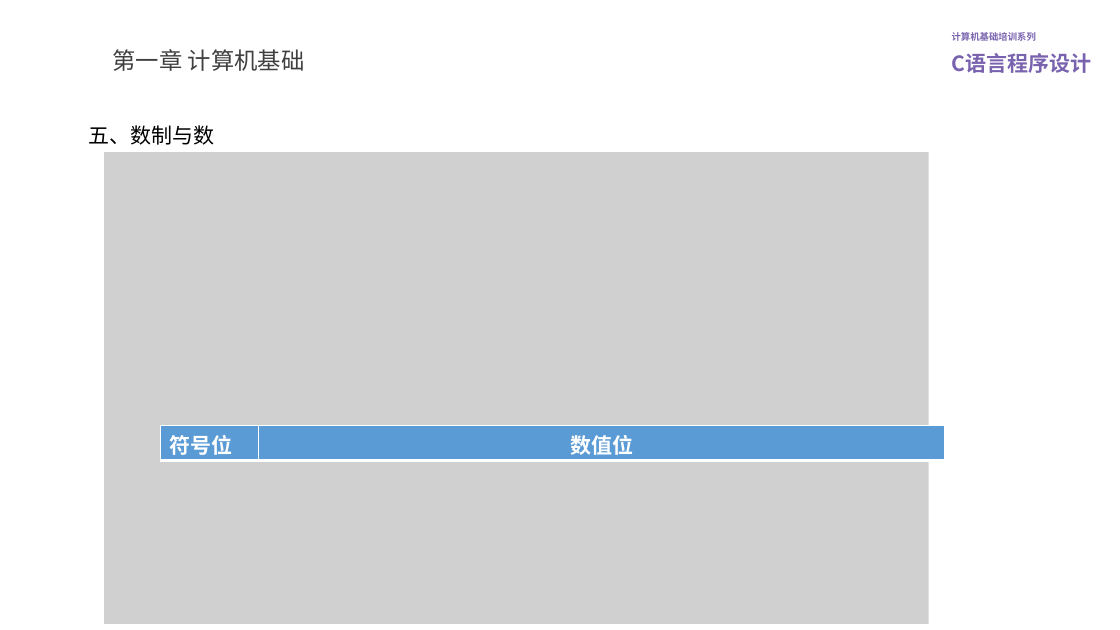
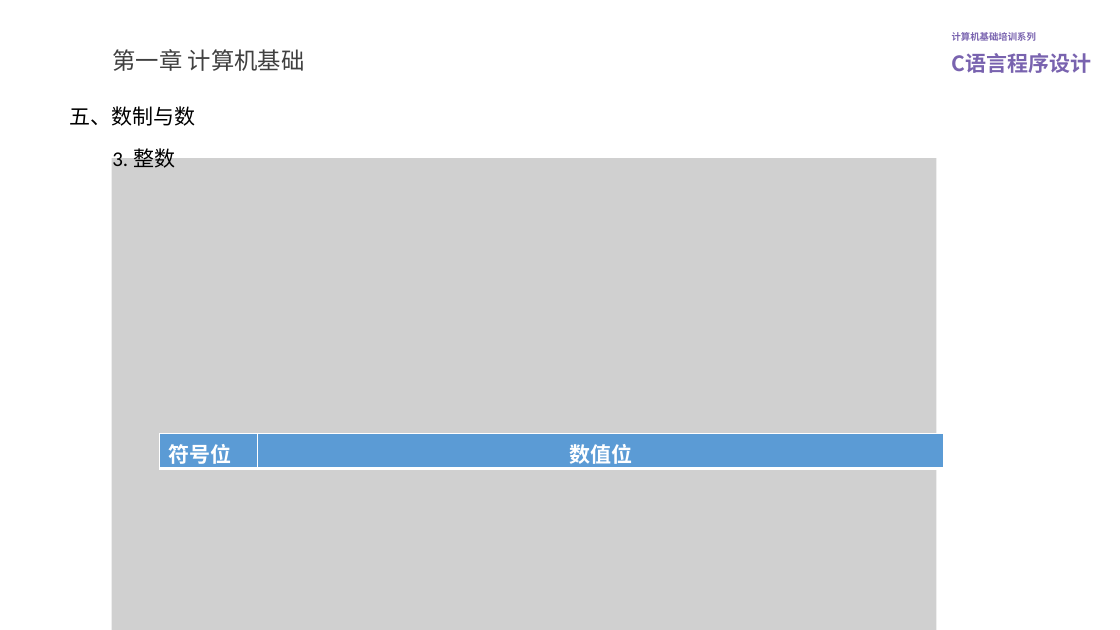
Before and after one commit to lovegce/training-courseware, a slide deck: slide 23 of C语言程序设计.pptx (slide 22 before the commit). Drawn at 1120x630 pixels with LibreOffice and Linux fonts; fonts in the diff are those of the drawing; grey boxes stand for pictures; background and template pictures are left out. Boxes give left, top, right and bottom in pixels: in the first picture for what was removed or moved away, otherwise in the second. Text is boxed around its words. In the diff, an @@ line names an element or a change of style, - is before the commit and + after.

```diff
--- a/C语言程序设计.pptx
+++ b/C语言程序设计.pptx
@@ text "五、数制与数": place and size @@
-text "五、数制与数" at (88, 125, 214, 145)
+text "五、数制与数" at (69, 106, 195, 126)
@@ text added at (112, 145, 175, 168), 18 pt, text #000000 @@
+3. 整数
@@ picture: place and size @@
-picture at (104, 152, 929, 624)
+picture at (112, 158, 937, 630)
@@ table: place and size @@
-table at (161, 425, 946, 460)
+table at (160, 434, 944, 469)
```
Also in this commit, not shown: 7 other slides changed, 5 slides added, 1 other file.
